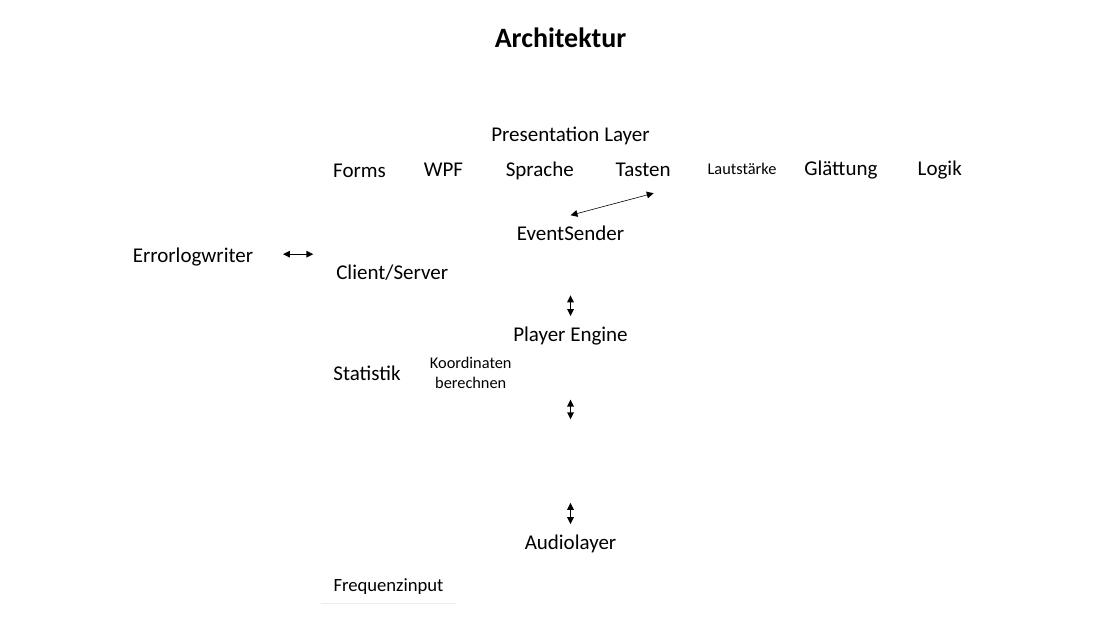
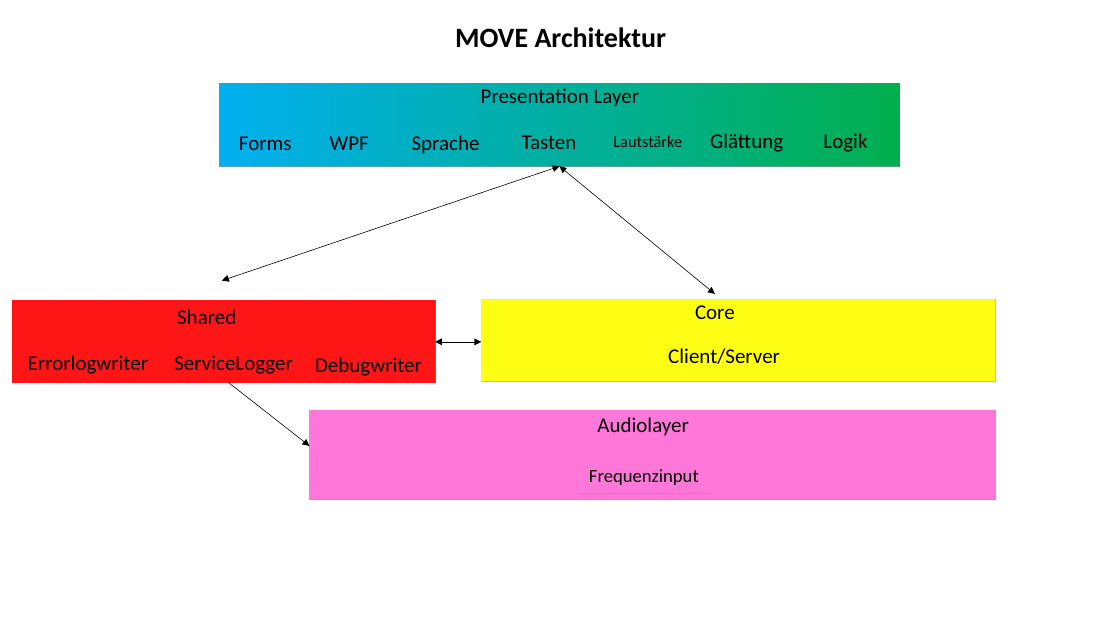
Before and after one commit to 0xProtocol/MOVE, a slide deck: slide 2 of Documentations/Softwarearchitektur.pptx. Drawn at 1120x630 pixels with LibreOffice and Linux fonts; fonts in the diff are those of the drawing. Boxes give left, top, right and bottom in pixels: in the first picture for what was removed or moved away, otherwise in the second. Text is boxed around its words. In the diff, an @@ line names an element or a change of style, - is before the commit and + after.

```diff
--- a/Documentations/Softwarearchitektur.pptx
+++ b/Documentations/Softwarearchitektur.pptx
@@ text in rectangle at <box>455,27,666,48</box>: text changed @@
-Architektur
+MOVE Architektur
@@ 8 rectangles: place and size @@
-8 rectangles at <box>313,111,994,193</box>
+8 rectangles at <box>219,84,900,166</box>
@@ rectangle at <box>219,84,900,166</box>: fill none to gradient #00B050 to #00B0F0 @@
@@ text "Presentation Layer": place and size @@
-text "Presentation Layer" at <box>491,126,649,145</box>
+text "Presentation Layer" at <box>481,88,639,107</box>
@@ double arrow added from (222, 281) to (560, 166), #000000 0.5 pt @@
@@ double arrow moved from (571, 524) - (571, 503) to (715, 294) - (560, 166) @@
@@ double arrow removed from (571, 215) to (654, 193) @@
@@ text removed at <box>517,225,624,240</box> @@
-EventSender
@@ double arrow removed from (571, 316) to (571, 296) @@
@@ rectangle added at <box>13,301,435,383</box>, fill #FF0000, outline #000000 1 pt @@
@@ text added at <box>177,309,236,324</box>, 18 pt, text #000000 @@
+Shared
@@ rectangle removed at <box>313,318,828,400</box> @@
@@ rectangle: place and size @@
-rectangle at <box>313,213,828,296</box>
+rectangle at <box>481,300,996,382</box>
@@ rectangle at <box>481,300,996,382</box>: fill none to #FFFF00 @@
@@ text removed at <box>513,326,627,345</box> @@
-Player Engine
@@ text added at <box>695,305,735,319</box>, 18 pt, text #000000 @@
+Core
@@ rectangle "Errorlogwriter": place and size @@
-rectangle "Errorlogwriter" at <box>103,213,283,296</box>
+rectangle "Errorlogwriter" at <box>19,344,157,378</box>
@@ rectangle added at <box>161,344,306,378</box>, outline #000000 1 pt, 18 pt, text #000000 @@
+ServiceLogger
@@ rectangle added at <box>306,344,432,382</box>, outline #000000 1 pt, 18 pt, text #000000 @@
+Debugwriter
@@ rectangle removed at <box>322,353,413,392</box> @@
-Statistik
@@ rectangle removed at <box>421,353,521,392</box> @@
-Koordinaten berechnen
@@ double arrow moved from (283, 255) - (313, 255) to (435, 342) - (481, 342) @@
@@ rectangle "Client/Server": place and size @@
-rectangle "Client/Server" at <box>322,252,463,291</box>
+rectangle "Client/Server" at <box>654,336,795,375</box>
@@ double arrow added from (310, 446) to (210, 369), #000000 0.5 pt @@
@@ rectangle: place and size @@
-rectangle at <box>313,524,828,607</box>
+rectangle at <box>310,411,996,500</box>
@@ rectangle at <box>310,411,996,500</box>: fill none to #FF66CC @@
@@ text "Audiolayer": place and size @@
-text "Audiolayer" at <box>525,534,616,553</box>
+text "Audiolayer" at <box>597,417,688,436</box>
@@ double arrow removed from (571, 419) to (571, 400) @@
@@ rectangle "Frequenzinput": place and size @@
-rectangle "Frequenzinput" at <box>322,565,455,604</box>
+rectangle "Frequenzinput" at <box>577,456,711,495</box>
```
